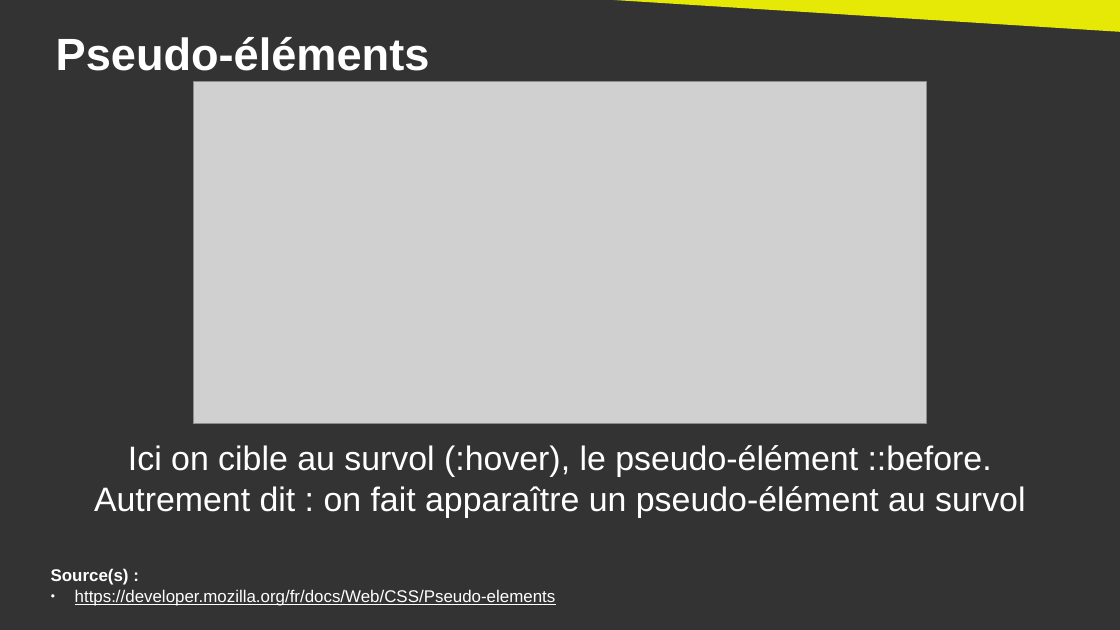
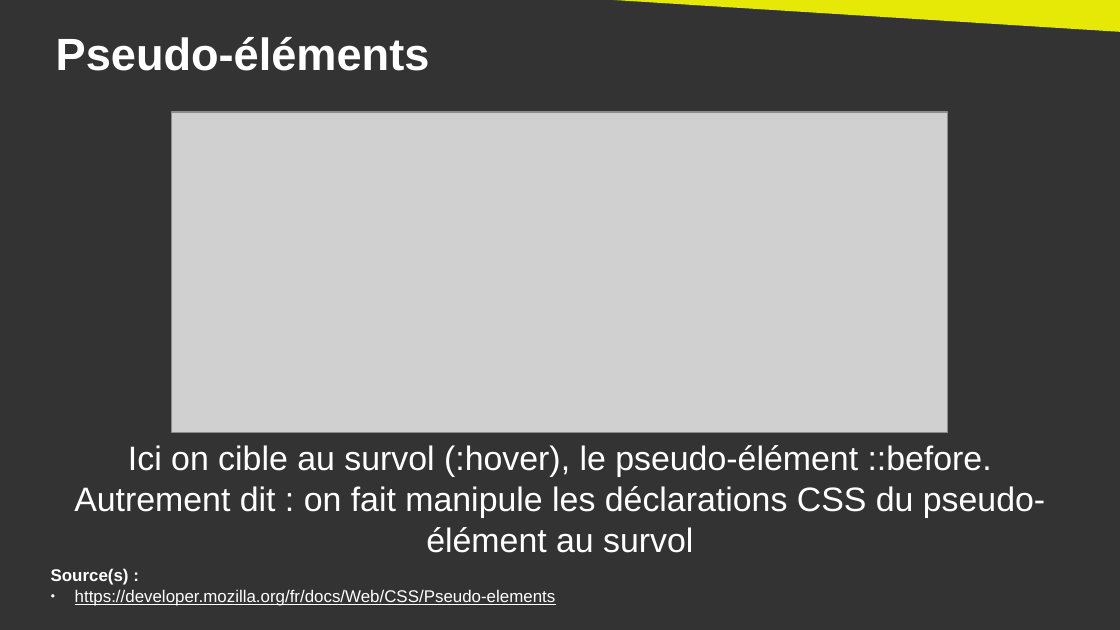
Before and after one commit to DanYellow/cours, a slide deck: slide 21 of integration-web-s2/travaux-pratiques/numero-3/presentation.odp. Drawn at 1120x630 pixels with LibreOffice and Linux fonts; fonts in the diff are those of the drawing; grey boxes stand for pictures. Boxes give left, top, right and bottom in pixels: in the first picture for what was removed or moved away, otherwise in the second. Text is boxed around its words. In the diff, an @@ line names an element or a change of style, - is before the commit and + after.

```diff
--- a/integration-web-s2/travaux-pratiques/numero-3/presentation.odp
+++ b/integration-web-s2/travaux-pratiques/numero-3/presentation.odp
@@ picture resized from (x1=193, y1=81, x2=927, y2=424) to (x1=172, y1=112, x2=948, y2=433) @@
@@ text at (x1=74, y1=445, x2=1045, y2=553): text changed @@
-Ici on cible au survol (:hover), le pseudo-élément ::before.
-Autrement dit : on fait apparaître un pseudo-élément au survol
+Ici on cible au survol (:hover), le pseudo-élément ::before.
+Autrement dit : on fait manipule les déclarations CSS du pseudo-élément au survol
```
Also in this commit, not shown: 4 other slides changed, 1 other file.
